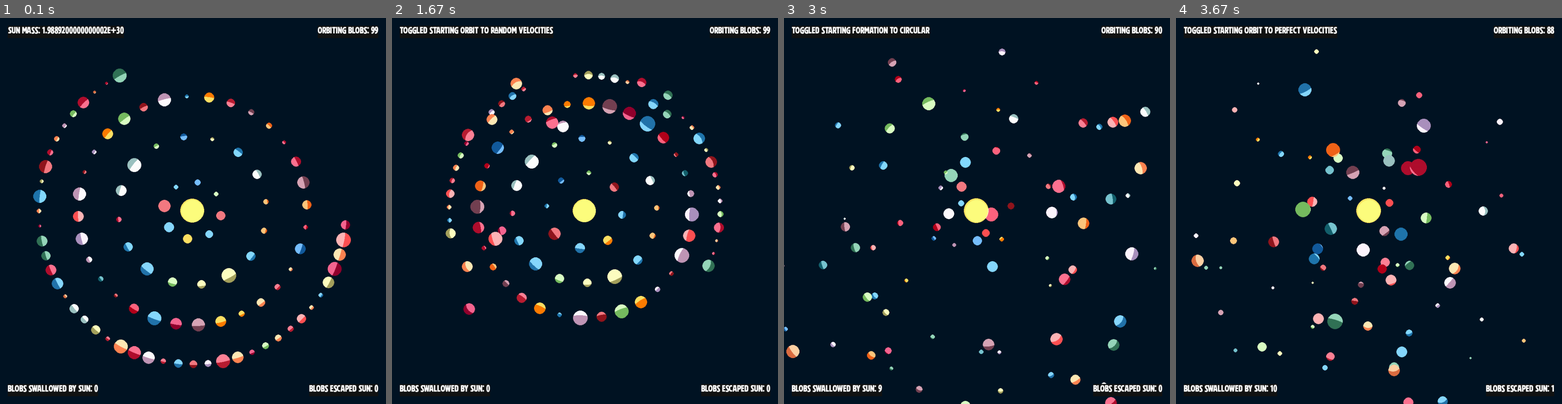
Above: before the commit, frames 1-4 (left to right).
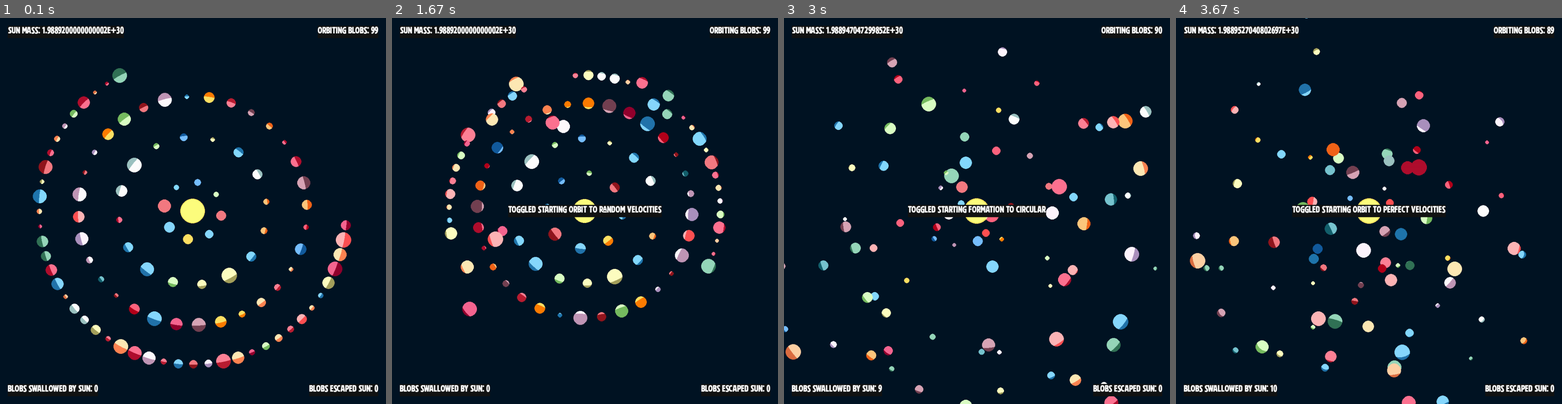
Above: after the commit, the same moments.

Repository: jmottster/newton
Game: pygame game, started from main.py
The game is run twice, just before and just after one commit, with the same random seed, the same clock (stepped at 60 frames per second) and the same inputs.
Inputs:
- Up to frame 1 (0.1 s): no input
- Up to frame 2 (1.67 s): hold D 0.33-0.8 s; hold W 0.83-1.3 s; hold D from 1.33 s (still down)
- Up to frame 3 (3 s): release D at 1.8 s; hold A 1.83-2.37 s; hold S 2.4-2.87 s; hold A from 2.9 s (still down)
- Up to frame 4 (3.67 s): release A at 3.37 s; hold W from 3.4 s (still down)

The runs differ from the first frame. In frame 1, 1.5% of the frame differs, in the area x 8-91%, y 13-91%; in frame 2, 3.7%, in the area x 2-87%, y 2-80%; in frame 3, 3.2%; in frame 4, 3.3%.

Commit message:
Added screen resizing and fullscreen mode

Diff:
--- a/blob_plotter.py
+++ b/blob_plotter.py
@@ -27,22 +27,26 @@
 
     Attributes
     ----------
+    screen : pygame.Surface
+        the main surface everything will be drawn on
+    display : pygame.Surface
+        the display representing the monitor
 
 
     Methods
     -------
     setup_blobs()
         populates blob array according to global var values
-    draw_blobs(screen, blob_font)
+    draw_blobs(blob_font)
         draws the blobs on the screen (a PyGame screen), also draws a name label if that's turned on
-    draw_stats(screen, stat_font)
+    draw_stats(stat_font)
         draws blob stats on the screen corners (mass of sun, number of blobs left, how many swallowed, how many escaped)
     update_blobs()
         applies collision detection, gravitational pull, and if activated, edge detection
 
     """
 
-    def __init__(self):
+    def __init__(self, screen, display):
         self.blobs = []
         self.blobs_swalled = 0
         self.blobs_escaped = 0
@@ -50,6 +54,15 @@
         self.square_grid = SQUARE_BLOB_PLOTTER
         self.start_perfect_orbit = START_PERFECT_ORBIT
         self.start_perfect_floor_bounce = START_PERFECT_FLOOR_BOUNCE
+        self.screen = screen
+        self.scaled_screen_width = (screen.get_width() / AU_SCALE_FACTOR) * AU
+        self.scaled_screen_height = (screen.get_height() / AU_SCALE_FACTOR) * AU
+        self.display = display
+        self.scaled_display_width = (display.get_width() / AU_SCALE_FACTOR) * AU
+        self.scaled_display_height = (display.get_height() / AU_SCALE_FACTOR) * AU
+        MassiveBlob.center_blob_x = screen.get_width()
+        MassiveBlob.center_blob_y = screen.get_height()
+        MassiveBlob.center_blob_z = screen.get_height()
 
     def start_over(self):
         self.blobs = []
@@ -61,18 +74,22 @@
     def plot_blobs(self):
         # split the screen up into enough partitions for every blob
         if NUM_BLOBS > 9:
-            blob_partition = round(((SCALED_SCREEN_SIZE) / math.sqrt(NUM_BLOBS)))
+            blob_partition = round(
+                ((self.scaled_display_height) / math.sqrt(NUM_BLOBS))
+            )
         else:
-            blob_partition = SCALED_SCREEN_SIZE / 4
-
-        half_screen = SCALED_SCREEN_SIZE / 2
+            blob_partition = self.scaled_display_height / 4
+
+        half_screen_h = self.scaled_screen_height / 2
+        half_screen_w = self.scaled_screen_width / 2
 
         # Set up the center blob, which will be the massive star all other blobs orbit
-        x = half_screen
-        y = half_screen
-        z = half_screen
+        x = half_screen_w
+        y = half_screen_h
+        z = half_screen_h
 
         sun_blob = MassiveBlob(
+            self.screen,
             CENTER_BLOB_NAME,
             CENTER_BLOB_COLOR,
             CENTER_BLOB_RADIUS,
@@ -145,9 +162,9 @@
                         y_turns = y_count + 1
                         y_count = 0
 
-                    if y <= half_screen:
+                    if y <= half_screen_h:
                         x += blob_partition
-                    elif y > half_screen:
+                    elif y > half_screen_h:
                         x -= blob_partition
                 else:
                     y_count += 1
@@ -155,19 +172,19 @@
                     if y_turns == 0:
                         x_turns = y_count + 1
 
-                    if x >= half_screen:
+                    if x >= half_screen_w:
                         y += blob_partition
-                    elif x < half_screen:
+                    elif x < half_screen_w:
                         y -= blob_partition
             else:  # Circular grid x,y plot for this blob
                 # Get x and y for this blob, vars set up from last interation or initial setting
-                x = half_screen + plot_radius * math.sin(plot_theta) * math.cos(
+                x = half_screen_w + plot_radius * math.sin(plot_theta) * math.cos(
                     plot_phi
                 )
-                y = half_screen + plot_radius * math.sin(plot_theta) * math.sin(
+                y = half_screen_h + plot_radius * math.sin(plot_theta) * math.sin(
                     plot_phi
                 )
-                z = half_screen + plot_radius * math.cos(plot_theta)
+                z = half_screen_h + plot_radius * math.cos(plot_theta)
 
                 # Set up vars for next interation, move the "clock dial" another notch,
                 # or make it longer by blob_partition if we've gone around 360 degrees
@@ -179,9 +196,9 @@
                     plot_phi += math.pi * pi_inc
 
             # Figure out velocity for this blob
-            dx = half_screen - x
-            dy = half_screen - y
-            dz = half_screen - z
+            dx = half_screen_w - x
+            dy = half_screen_h - y
+            dz = half_screen_h - z
             d = math.sqrt(dx**2 + dy**2 + dz**2)
 
             if self.start_perfect_orbit:
@@ -205,6 +222,7 @@
 
             # Phew, let's instantiate this puppy . . .
             new_blob = MassiveBlob(
+                self.screen,
                 str(i + 1),
                 COLORS[color],
                 radius,
@@ -222,7 +240,7 @@
                 self.z_axis[new_blob.z] = []
             self.z_axis[new_blob.z].append(new_blob)
 
-    def draw_blobs(self, screen, blob_font):
+    def draw_blobs(self, blob_font):
         keys = reversed(sorted(self.z_axis.keys()))
 
         for key in keys:
@@ -236,7 +254,7 @@
                         self.blobs_escaped += 1
                     self.blobs.remove(blob)
                     continue
-                blob.draw(screen)
+                blob.draw()
                 # Uncomment for writting lables on blobs
                 # mass_text = blob_font.render(
                 #     f"{round(blob.z * SCALE)}", 1, (255, 255, 255), (0, 0, 0)
@@ -249,18 +267,39 @@
                 #     ),
                 # )
 
-    def draw_stats(self, screen, stat_font, message=None):
-        if message is None:
-            message = f"Sun mass: {self.blobs[0].mass}"
+        self.display.blit(
+            self.screen,
+            (
+                (self.display.get_width() - self.screen.get_width()) / 2,
+                (self.display.get_height() - self.screen.get_height()) / 2,
+            ),
+        )
+
+    def draw_stats(self, stat_font, message=None):
+        if message is not None:
+            # Center, showing message, if any
+            message_center = stat_font.render(
+                message,
+                1,
+                (255, 255, 255),
+                (19, 21, 21),
+            )
+            self.display.blit(
+                message_center,
+                (
+                    (self.display.get_width() / 2) - (message_center.get_width() / 2),
+                    (self.display.get_height() / 2) - (message_center.get_height() / 2),
+                ),
+            )
 
         # Top left, showing sun mass
         stat_text_top_left = stat_font.render(
-            message,
+            f"Sun mass: {self.blobs[0].mass}",
             1,
             (255, 255, 255),
             (19, 21, 21),
         )
-        screen.blit(
+        self.display.blit(
             stat_text_top_left,
             (
                 20,
@@ -275,10 +314,10 @@
             (255, 255, 255),
             (19, 21, 21),
         )
-        screen.blit(
+        self.display.blit(
             stat_text_top_right,
             (
-                SCREEN_SIZE - stat_text_top_right.get_width() - 20,
+                self.display.get_width() - stat_text_top_right.get_width() - 20,
                 20,
             ),
         )
@@ -290,11 +329,11 @@
             (255, 255, 255),
             (19, 21, 21),
         )
-        screen.blit(
+        self.display.blit(
             stat_text_bottom_left,
             (
                 20,
-                SCREEN_SIZE - stat_text_bottom_left.get_height() - 20,
+                self.display.get_height() - stat_text_bottom_left.get_height() - 20,
             ),
         )
 
@@ -305,11 +344,11 @@
             (255, 255, 255),
             (19, 21, 21),
         )
-        screen.blit(
+        self.display.blit(
             stat_text_bottom_right,
             (
-                SCREEN_SIZE - stat_text_bottom_right.get_width() - 20,
-                SCREEN_SIZE - stat_text_bottom_left.get_height() - 20,
+                self.display.get_width() - stat_text_bottom_right.get_width() - 20,
+                self.display.get_height() - stat_text_bottom_left.get_height() - 20,
             ),
         )
 
--- a/globals.py
+++ b/globals.py
@@ -28,8 +28,11 @@
 SCALE_PERCENT = 1
 AU_SCALE_FACTOR = 500 * SCALE_PERCENT  # Number of pixles to equal 1 AU
 TIMESCALE = 3600 * 12 * SCALE_PERCENT  # elapsed time per frame, in seconds
-# Height and width of screen (square is best for orbits)
-SCREEN_SIZE = 1000 * SCALE_PERCENT
+# Height and with of display (monitor)
+DISPLAY_SIZE_H = 1000
+DISPLAY_SIZE_W = 1000
+# Height and width of screen (square is best for orbits, can be bigger than display)
+SCREEN_SIZE = 2000 * SCALE_PERCENT
 SCREEN_SIZE_H = SCREEN_SIZE
 SCREEN_SIZE_W = SCREEN_SIZE
 SCREEN_SIZE_D = SCREEN_SIZE
--- a/main.py
+++ b/main.py
@@ -24,7 +24,8 @@
 pygame.init()
 
 # Set up the window, frame rate clock, and fonts
-screen = pygame.display.set_mode([SCREEN_SIZE, SCREEN_SIZE])
+screen = pygame.Surface([SCREEN_SIZE_W, SCREEN_SIZE_H])
+display = pygame.display.set_mode([DISPLAY_SIZE_W, DISPLAY_SIZE_H], pygame.RESIZABLE)
 pygame.display.set_caption("Newton's Blobs")
 img = pygame.image.load(resource_path(WINDOW_ICON))
 pygame.display.set_icon(img)
@@ -34,7 +35,7 @@
 
 
 # Get all the blobs ready to roll
-blob_plotter = BlobPlotter()
+blob_plotter = BlobPlotter(screen, display)
 blob_plotter.plot_blobs()
 
 # Runtime behavior bools
@@ -43,6 +44,9 @@
 show_stats = True
 message = None
 message_counter = 0
+fullscreen = False
+fullscreen_save_w = DISPLAY_SIZE_W
+fullscreen_save_h = DISPLAY_SIZE_H
 toggle_start_square_t = f"Toggled starting formation to square"
 toggle_start_circular_t = f"Toggled starting formation to circular"
 
@@ -55,42 +59,52 @@
         if event.type == pygame.QUIT:
             running = False
         if event.type == pygame.KEYDOWN:
+            if event.key == pygame.K_q:
+                running = False
             if event.key == pygame.K_SPACE:
                 paused = not paused
                 if paused:
                     blob_plotter.blobs[0].pause = True
                 else:
                     blob_plotter.blobs[0].pause = False
-        if event.type == pygame.KEYDOWN:
             if event.key == pygame.K_d:
                 show_stats = not show_stats
-        if event.type == pygame.KEYDOWN:
             if event.key == pygame.K_s:
                 blob_plotter.start_over()
-        if event.type == pygame.KEYDOWN:
             if event.key == pygame.K_a:
                 blob_plotter.square_grid = not blob_plotter.square_grid
                 if blob_plotter.square_grid:
                     message = toggle_start_square_t
                 else:
                     message = toggle_start_circular_t
-                message_counter = 60 * 5
-        if event.type == pygame.KEYDOWN:
+                message_counter = 60 * 3
             if event.key == pygame.K_w:
                 blob_plotter.start_perfect_orbit = not blob_plotter.start_perfect_orbit
                 if blob_plotter.start_perfect_orbit:
                     message = toggle_start_perfect_orbit
                 else:
                     message = toggle_start_random_orbit
-                message_counter = 60 * 5
+                message_counter = 60 * 3
+            if event.key == pygame.K_f:
+                if fullscreen:
+                    pygame.display.set_mode(
+                        (fullscreen_save_w, fullscreen_save_h), pygame.RESIZABLE
+                    )
+                    fullscreen = False
+                else:
+                    fullscreen_save_w = display.get_width()
+                    fullscreen_save_h = display.get_height()
+                    pygame.display.set_mode((0, 0), pygame.FULLSCREEN)
+                    fullscreen = True
 
     # Fill the background, then draw stuff
+    display.fill(BACKGROUND_COLOR)
     screen.fill(BACKGROUND_COLOR)
 
-    blob_plotter.draw_blobs(screen, blob_font)
+    blob_plotter.draw_blobs(blob_font)
 
     if show_stats:
-        blob_plotter.draw_stats(screen, stat_font, message)
+        blob_plotter.draw_stats(stat_font, message)
         if message_counter > 0:
             message_counter -= 1
         else:
--- a/massive_blob.py
+++ b/massive_blob.py
@@ -26,6 +26,8 @@
 
     Attributes
     ----------
+    screen : pygame.Surface
+        the main surface everything will be drawn on
     name : str
         a string to identify the blob
     color : tuple
@@ -65,10 +67,15 @@
     center_blob_y = SCREEN_SIZE_H / 2
     center_blob_z = SCREEN_SIZE_D / 2
 
-    def __init__(self, name, color, radius, mass, x, y, z, vx, vy, vz):
-        self.GRAVITATIONAL_RANGE = SCALED_SCREEN_SIZE
-        self.scaled_screen_size_squared = SCALED_SCREEN_SIZE * 2
-        self.scaled_screen_size_half = SCALED_SCREEN_SIZE / 2
+    def __init__(self, screen, name, color, radius, mass, x, y, z, vx, vy, vz):
+        self.screen = screen
+        self.scaled_screen_width = (screen.get_width() / AU_SCALE_FACTOR) * AU
+        self.scaled_screen_height = (screen.get_height() / AU_SCALE_FACTOR) * AU
+        self.GRAVITATIONAL_RANGE = self.scaled_screen_height
+        self.scaled_screen_size_squared_x = self.scaled_screen_width * 2
+        self.scaled_screen_size_half_x = self.scaled_screen_width / 2
+        self.scaled_screen_size_squared_y = self.scaled_screen_height * 2
+        self.scaled_screen_size_half_y = self.scaled_screen_height / 2
 
         self.name = name
         self.color = color
@@ -93,18 +100,18 @@
 
         self.fake_blob_z()
 
-    def draw(self, screen):
+    def draw(self):
         x = self.x * SCALE
         y = self.y * SCALE
         z = self.z * SCALE
 
         if self.name != CENTER_BLOB_NAME:
-            self.blob_suface.draw(screen, (x, y, z))
+            self.blob_suface.draw(self.screen, (x, y, z))
         else:
             MassiveBlob.center_blob_x = x
             MassiveBlob.center_blob_y = y
             MassiveBlob.center_blob_z = z
-            pygame.draw.circle(screen, self.color, (x, y), self.radius)
+            pygame.draw.circle(self.screen, self.color, (x, y), self.radius)
 
             if not self.pause:
                 glow_radius = self.radius + random.randint(1, 4)
@@ -114,7 +121,7 @@
             pygame.draw.circle(
                 surf, self.color, (glow_radius, glow_radius), glow_radius
             )
-            screen.blit(
+            self.screen.blit(
                 surf,
                 (
                     x - glow_radius,
@@ -125,9 +132,11 @@
 
     def fake_blob_z(self):
         # alters viewed radius to show perspective (closer=bigger/further=smaller)
-        diff = self.scaled_screen_size_half - self.z
+        diff = self.scaled_screen_size_half_y - self.z
+        if diff < 1:
+            diff = 1
         self.scaled_radius = self.orig_radius[0] + (
-            self.orig_radius[1] * (diff / self.scaled_screen_size_half) * 0.75
+            self.orig_radius[1] * (diff / self.scaled_screen_size_half_y) * 0.75
         )
         self.radius = self.scaled_radius * SCALE
         self.blob_suface = BlobSurface(self.radius, self.color)
@@ -149,20 +158,22 @@
             # TODO fix wraping for scale
             # Move real x to other side of screen if it's gone off the edge
             if self.vx < 0 and self.x < 0:
-                self.x = SCALED_SCREEN_SIZE
-            elif self.vx > 0 and self.x > SCALED_SCREEN_SIZE:
+                self.x = self.scaled_screen_width
+            elif self.vx > 0 and self.x > self.scaled_screen_width:
                 self.x = 0
 
             # Move real y to other side of screen if it's gone off the edge
             if self.vy < 0 and self.y < 0:
-                self.y = SCALED_SCREEN_SIZE
-            elif self.vy > 0 and self.y > SCALED_SCREEN_SIZE:
+                self.y = self.scaled_screen_height
+            elif self.vy > 0 and self.y > self.scaled_screen_height:
                 self.y = 0
 
         else:
-            zero = 0  # -(SCALED_SCREEN_SIZE / 4)
-            screen_size = SCREEN_SIZE
-            scaled_screen_size = SCALED_SCREEN_SIZE
+            zero = 0
+            screen_size_w = self.screen.get_width()
+            screen_size_h = self.screen.get_height()
+            scaled_screen_size_w = self.scaled_screen_width
+            scaled_screen_size_h = self.scaled_screen_height
 
             local_x = self.x * SCALE
             local_y = self.y * SCALE
@@ -174,9 +185,9 @@
                 self.x = self.scaled_radius
                 self.vx = self.vx * 0.995
 
-            if ((local_x + self.radius) >= screen_size) and (self.vx >= 0):
+            if ((local_x + self.radius) >= screen_size_w) and (self.vx >= 0):
                 self.vx = -self.vx
-                self.x = scaled_screen_size - self.scaled_radius
+                self.x = scaled_screen_size_w - self.scaled_radius
                 self.vx = self.vx * 0.995
 
             # Change y direction if hitting the edge of screen
@@ -185,20 +196,20 @@
                 self.y = self.scaled_radius
                 self.vy = self.vy * 0.995
 
-            if ((local_y + self.radius) >= screen_size) and self.vy >= 0:
+            if ((local_y + self.radius) >= screen_size_h) and self.vy >= 0:
                 self.vy = -self.vy
-                self.y = scaled_screen_size - self.scaled_radius
+                self.y = scaled_screen_size_h - self.scaled_radius
                 self.vy = self.vy * 0.995
 
             # Change z direction if hitting the edge of screen
-            if ((local_z - self.radius) <= screen_size) and (self.vz <= 0):
+            if ((local_z - self.radius) <= zero) and (self.vz <= 0):
                 self.vz = -self.vz
                 self.z = self.scaled_radius
                 self.vz = self.vz * 0.995
 
-            if ((local_z + self.radius) >= screen_size - screen_size) and self.vz >= 0:
+            if ((local_z + self.radius) >= screen_size_h) and self.vz >= 0:
                 self.vz = -self.vz
-                self.z = scaled_screen_size - self.scaled_radius
+                self.z = scaled_screen_size_h - self.scaled_radius
                 self.vz = self.vz * 0.995
 
     def collision_detection(self, blob):
@@ -300,9 +311,9 @@
 
         # Get distance between blobs, and cross over distance
         # where gravity stops (to keep blobs from gluing to each other)
-        dx = self.scaled_screen_size_half - self.x
-        dy = SCALED_SCREEN_SIZE - self.y
-        dz = self.scaled_screen_size_half - self.z
+        dx = self.scaled_screen_size_half_x - self.x
+        dy = self.scaled_screen_size_half_y - self.y
+        dz = self.scaled_screen_size_half_y - self.z
         d = dy
 
         # if two blobs are within gravitational range of each other,
